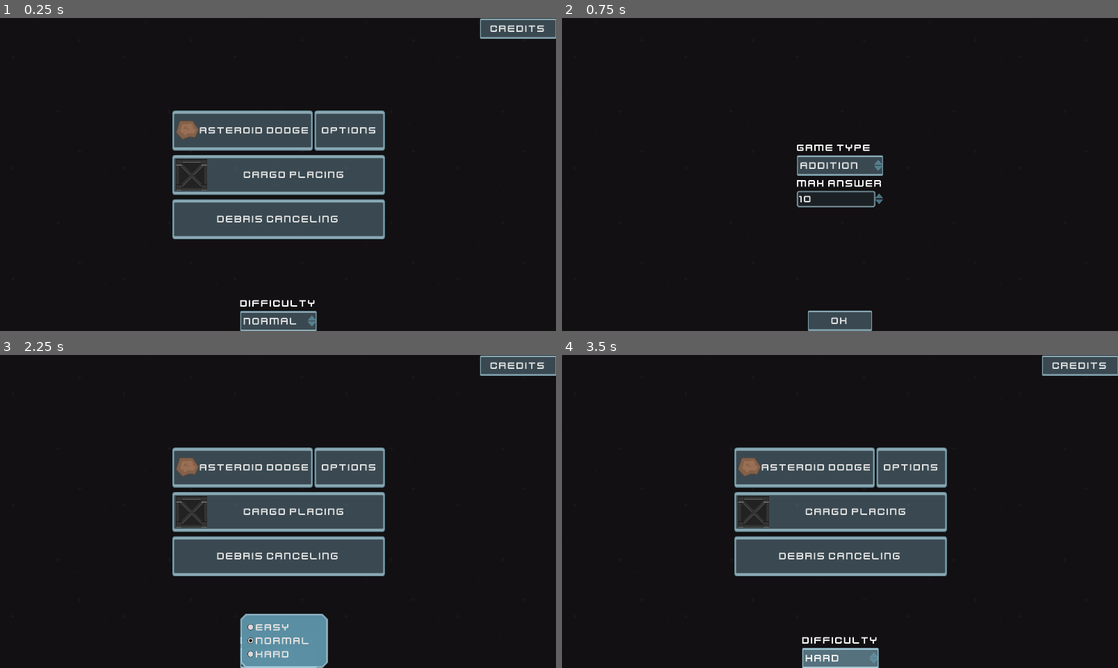
Above: before the commit, frames 1-4 (two rows, left to right).
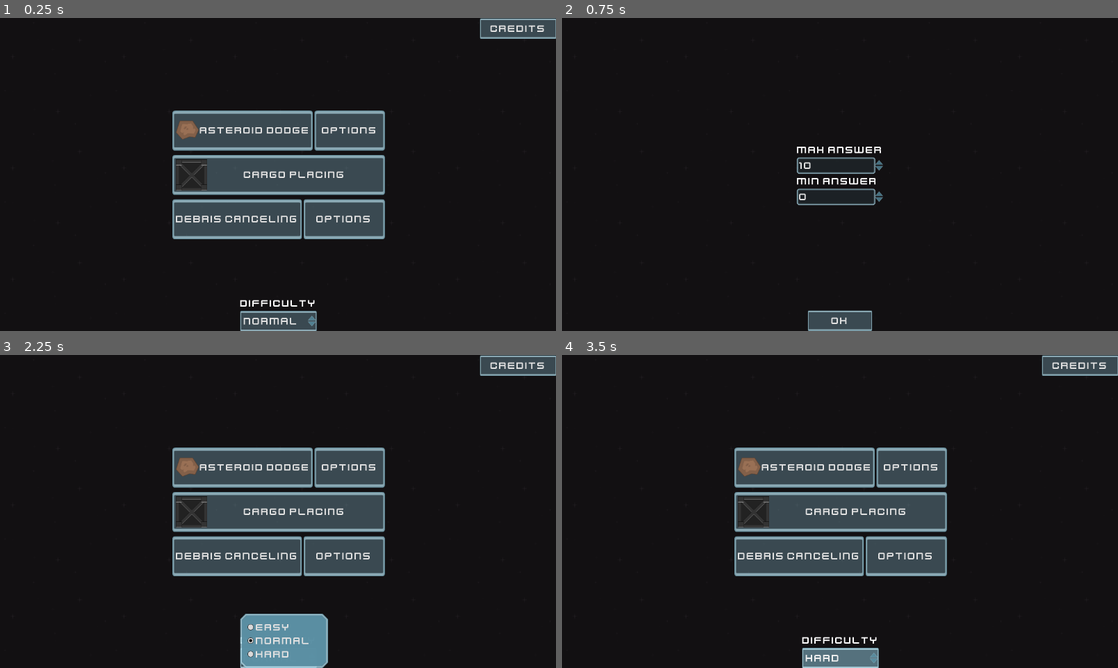
Above: after the commit, the same moments.

Repository: caleb-vincent/space-math
Game: Godot game, scene res://Main.tscn
Two runs of this game, one before a commit and one after it. Both use one fixed random seed, a clock stepped at 60 frames per second and the inputs below.
Inputs:
- Up to frame 1 (0.25 s): no input
- Up to frame 2 (0.75 s): click "Options" at 0.5 s
- Up to frame 3 (2.25 s): click "OK" at 1.25 s; click "Normal" at 2 s
- Up to frame 4 (3.5 s): click "Normal" at 2.75 s

The runs differ from the first frame. In frame 1, 0.5% of the frame differs, in the area x 31-67%, y 57-71%; in frame 2, 1.8%, in the area x 42-58%, y 40-61%; in frame 3, 0.5%; in frame 4, 0.5%.

Commit message:
Add Debris Options

Diff:
--- a/Debris/Debris.tscn
+++ b/Debris/Debris.tscn
@@ -1,19 +1,28 @@
-[gd_scene load_steps=7 format=2]
+[gd_scene load_steps=8 format=2]
 
 [ext_resource path="res://assets/turret.svg" type="Texture" id=1]
 [ext_resource path="res://assets/station.svg" type="Texture" id=2]
 [ext_resource path="res://assets/black.png" type="Texture" id=3]
-
-[sub_resource type="GDScript" id=2]
+[ext_resource path="res://Debris/DebrisHud.tscn" type="PackedScene" id=4]
+
+[sub_resource type="GDScript" id=1]
 script/source = "extends SubGame
 
 
 const DebrisPiece = preload(\"DebrisPiece.tscn\")
-
-const fireSpeed = 1000
+const DebrisOptions = preload(\"DebrisOptions.gd\")
+
+export var fireSpeed = 2000
+
+var debrisOptions : DebrisOptions = null
+
+
+var OPENING_MSG = tr(\"DEBRIS_OPENING\")
 
 var _payload : DebrisPiece = null
 var _options : Array = [INF]
+var _started = false
+
 
 ################################################################################
 #	Inherited Methods
@@ -21,6 +30,8 @@
 
 
 func _process(_delta) -> void:
+	if !_started:
+		return
 	if Input.is_action_just_released(\"ui_accept\") || Input.is_action_just_released(\"game_click\"):
 		_fire()
 	if $FireTimer.wait_time - $FireTimer.time_left > 0.25:
@@ -32,9 +43,19 @@
 
 func _ready() -> void:
 	_rng.randomize()
-	_addDebris()
+
+	if Options.selectedDifficulty == Options.Difficulty.EASY:
+		$FireTimer.wait_time *= 0.75
+	elif Options.selectedDifficulty == Options.Difficulty.HARD:
+		$FireTimer.wait_time *= 1.25
+
+	if Options.selectedDifficulty == Options.Difficulty.EASY:
+		$SpawnTimer.wait_time *= 1.25
+	elif Options.selectedDifficulty == Options.Difficulty.HARD:
+		$SpawnTimer.wait_time *= .075
+
 	$FireTimer.start()
-
+	$Hud.msgText = OPENING_MSG
 
 
 ################################################################################
@@ -45,26 +66,27 @@
 func _addDebris() -> void:
 
 	var debris = DebrisPiece.instance()
-	add_child(debris)
+	add_child_below_node($DebrisStart, debris)
 	debris.position = $DebrisStart.position
-	debris.value = _rng.randi_range(-10, 10)
+	debris.value = _rng.randi_range(debrisOptions.minAnswer, debrisOptions.maxAnswer)
 
 	debris.connect(\"offScreen\", self, \"_debrisLeft\")
 	debris.connect(\"impact\", self, \"_onImpact\")
 	debris.connect(\"updated\", self, \"_debrisUpdated\")
+	debris.connect(\"canceled\", self, \"_debrisCancled\")
 
 	var symbol = DebrisPiece.instance()
-	add_child(symbol)
-	symbol.symbol = \"!=\"
+	add_child_below_node($DebrisStart, symbol)
+	symbol.symbol = \"=\"
 	symbol.position = debris.position + Vector2(48, 0)
 	debris.connectTo(symbol)
 
 	var piece2 = DebrisPiece.instance()
-	add_child(piece2)
+	add_child_below_node($DebrisStart, piece2)
 	piece2.position = symbol.position + Vector2(48, 0)
-	piece2.value = _rng.randi_range(-10, 10)
+	piece2.value = _rng.randi_range(debrisOptions.minAnswer, debrisOptions.maxAnswer)
 	while piece2.value == debris.value:
-		piece2.value = _rng.randi_range(-10, 10)
+		piece2.value = _rng.randi_range(debrisOptions.minAnswer, debrisOptions.maxAnswer)
 	symbol.connectTo(piece2)
 	pass
 
@@ -81,19 +103,25 @@
 	_payload = DebrisPiece.instance()
 	var option = _options[_rng.randi_range(0, _options.size() - 1)]
 	if option == INF:
-		_payload.value = _rng.randi_range(-10, 10)
+		_payload.value = _rng.randi_range(debrisOptions.minAnswer, debrisOptions.maxAnswer)
 		while _payload.value == 0:
-			_payload.value = _rng.randi_range(-10, 10)
+			_payload.value = _rng.randi_range(debrisOptions.minAnswer, debrisOptions.maxAnswer)
 	else:
 		_payload.value = option
 	_payload.collision_layer = 0x8
-	add_child(_payload)
+	add_child_below_node($FirePosition, _payload)
 	_payload.position = $FirePosition.position
 
 
 ################################################################################
 #	Signal Handling
 ################################################################################
+
+
+func _debrisCancled(oldDifference : int) -> void:
+	if oldDifference != INF:
+		_options.remove(_options.find(oldDifference))
+		$Hud.score += 1
 
 
 func _debrisLeft(node : PhysicsBody2D) -> void:
@@ -103,13 +131,31 @@
 func _debrisUpdated(difference : int, oldDifference : int) -> void:
 	if oldDifference != INF:
 		_options.remove(_options.find(oldDifference))
-	if abs(difference) < 10:
+	if difference < debrisOptions.maxAnswer && difference > debrisOptions.minAnswer:
 		_options.append(difference)
 
 
 func _onImpact( node : PhysicsBody2D ) -> void:
 	node.clearChain()
-
+	if $Hud.lives > 0:
+		$Hud.lives -= 1
+	else:
+		$Hud.msgText = GAME_OVER
+		$FireTimer.stop()
+		_payload.queue_free()
+		_payload = null
+
+
+func _on_DebrisHud_gameOver() -> void:
+	emit_signal(\"gameOver\")
+
+
+func _on_DebrisHud_msgGone() -> void:
+	if $Hud.lives <= 0:
+		emit_signal(\"gameOver\")
+	elif !_started:
+		_addDebris()
+		_started = true
 
 func _on_SpawnTimer_timeout() -> void:
 	_addDebris()
@@ -117,16 +163,18 @@
 
 func _on_FireTimer_timeout() -> void:
 	_reload()
+
 "
 
-[sub_resource type="ConvexPolygonShape2D" id=4]
+[sub_resource type="ConvexPolygonShape2D" id=2]
 points = PoolVector2Array( -640, 0, 640, 0, 0, -32 )
 
 [sub_resource type="CircleShape2D" id=3]
 radius = 68.0755
 
 [node name="Debris" type="Node"]
-script = SubResource( 2 )
+script = SubResource( 1 )
+fireSpeed = 1000
 
 [node name="TextureRect" type="TextureRect" parent="."]
 anchor_right = 1.0
@@ -138,18 +186,37 @@
 "_edit_use_anchors_": false
 }
 
-[node name="DebrisStart" type="Position2D" parent="."]
-position = Vector2( 1430.04, 96.0667 )
-__meta__ = {
-"_edit_lock_": true
-}
-
 [node name="FireTimer" type="Timer" parent="."]
 one_shot = true
 
 [node name="SpawnTimer" type="Timer" parent="."]
 wait_time = 20.0
 autostart = true
+
+[node name="SpaceStation" type="StaticBody2D" parent="."]
+position = Vector2( 640, 720 )
+collision_layer = 2
+collision_mask = 4
+
+[node name="Sprite2" type="Sprite" parent="SpaceStation"]
+position = Vector2( 8, 0.999939 )
+scale = Vector2( 1.5, 1 )
+texture = ExtResource( 2 )
+
+[node name="Sprite" type="Sprite" parent="SpaceStation"]
+position = Vector2( 0, -30 )
+scale = Vector2( 0.75, 0.75 )
+texture = ExtResource( 1 )
+
+[node name="StationShape" type="CollisionShape2D" parent="SpaceStation"]
+shape = SubResource( 2 )
+
+[node name="TurretShape" type="CollisionShape2D" parent="SpaceStation"]
+position = Vector2( 0, -30 )
+shape = SubResource( 3 )
+
+[node name="DebrisStart" type="Position2D" parent="."]
+position = Vector2( 1376, 56 )
 
 [node name="FirePosition" type="Position2D" parent="."]
 position = Vector2( 640, 690 )
@@ -157,26 +224,9 @@
 "_edit_lock_": true
 }
 
-[node name="SpaceStation" type="StaticBody2D" parent="."]
-position = Vector2( 640, 720 )
-collision_layer = 2
-collision_mask = 4
-
-[node name="StationShape" type="CollisionShape2D" parent="SpaceStation"]
-shape = SubResource( 4 )
-
-[node name="TurretShape" type="CollisionShape2D" parent="SpaceStation"]
-position = Vector2( 0, -30 )
-shape = SubResource( 3 )
-
-[node name="Sprite2" type="Sprite" parent="SpaceStation"]
-position = Vector2( 8, 0.999939 )
-scale = Vector2( 1.5, 1 )
-texture = ExtResource( 2 )
-
-[node name="Sprite" type="Sprite" parent="SpaceStation"]
-position = Vector2( 0, -30 )
-scale = Vector2( 0.75, 0.75 )
-texture = ExtResource( 1 )
+[node name="Hud" parent="." instance=ExtResource( 4 )]
+lives = 5
 [connection signal="timeout" from="FireTimer" to="." method="_on_FireTimer_timeout"]
 [connection signal="timeout" from="SpawnTimer" to="." method="_on_SpawnTimer_timeout"]
+[connection signal="gameOver" from="Hud" to="." method="_on_DebrisHud_gameOver"]
+[connection signal="msgGone" from="Hud" to="." method="_on_DebrisHud_msgGone"]
--- /dev/null
+++ b/Debris/DebrisOptions.gd
@@ -0,0 +1,26 @@
+extends Control
+
+var maxAnswer : int = 10
+var minAnswer : int = 0
+
+
+func _ready() -> void:
+	$CenterContainer/VBoxContainer/MaxAnswerSelection.value = maxAnswer
+	$CenterContainer/VBoxContainer/MinAnswerSelection.value = minAnswer
+
+
+func _process(delta):
+	if Input.is_action_just_released("ui_cancel"):
+		_exit()
+
+
+func _exit() -> void:
+	visible = false
+
+
+func _on_MaxAnswerSelection_value_changed(value: float) -> void:
+	maxAnswer = value
+
+
+func _on_MinAnswerSelection_value_changed(value: float) -> void:
+	minAnswer = value
--- /dev/null
+++ b/Debris/DebrisOptions.tscn
@@ -0,0 +1,90 @@
+[gd_scene load_steps=3 format=2]
+
+[ext_resource path="res://assets/theme.tres" type="Theme" id=1]
+[ext_resource path="res://Debris/DebrisOptions.gd" type="Script" id=2]
+
+[node name="DebrisOptions" type="Control"]
+anchor_right = 1.0
+anchor_bottom = 1.0
+theme = ExtResource( 1 )
+script = ExtResource( 2 )
+__meta__ = {
+"_edit_use_anchors_": false
+}
+
+[node name="CenterContainer" type="CenterContainer" parent="."]
+anchor_right = 1.0
+anchor_bottom = 1.0
+__meta__ = {
+"_edit_use_anchors_": false
+}
+
+[node name="VBoxContainer" type="VBoxContainer" parent="CenterContainer"]
+margin_left = 534.0
+margin_top = 290.0
+margin_right = 746.0
+margin_bottom = 430.0
+__meta__ = {
+"_edit_use_anchors_": false
+}
+
+[node name="Label2" type="Label" parent="CenterContainer/VBoxContainer"]
+margin_right = 212.0
+margin_bottom = 27.0
+text = "MAX_ANSWER"
+
+[node name="MaxAnswerSelection" type="SpinBox" parent="CenterContainer/VBoxContainer"]
+margin_top = 31.0
+margin_right = 212.0
+margin_bottom = 68.0
+value = 10.0
+
+[node name="AntiTouchLabel" type="Label" parent="CenterContainer/VBoxContainer/MaxAnswerSelection"]
+margin_left = 123.0
+margin_right = 180.0
+margin_bottom = 37.0
+mouse_filter = 0
+size_flags_horizontal = 0
+size_flags_vertical = 0
+__meta__ = {
+"_edit_use_anchors_": false
+}
+
+[node name="Label3" type="Label" parent="CenterContainer/VBoxContainer"]
+margin_top = 72.0
+margin_right = 212.0
+margin_bottom = 99.0
+text = "MIN_ANSWER"
+
+[node name="MinAnswerSelection" type="SpinBox" parent="CenterContainer/VBoxContainer"]
+margin_top = 103.0
+margin_right = 212.0
+margin_bottom = 140.0
+value = 10.0
+
+[node name="AntiTouchLabel" type="Label" parent="CenterContainer/VBoxContainer/MinAnswerSelection"]
+margin_left = 123.0
+margin_right = 180.0
+margin_bottom = 37.0
+mouse_filter = 0
+size_flags_horizontal = 0
+size_flags_vertical = 0
+__meta__ = {
+"_edit_use_anchors_": false
+}
+
+[node name="ExitButton" type="Button" parent="."]
+anchor_left = 0.5
+anchor_top = 1.0
+anchor_right = 0.5
+anchor_bottom = 1.0
+margin_left = -74.0
+margin_top = -47.0
+margin_right = 74.0
+text = "OK"
+__meta__ = {
+"_edit_use_anchors_": false
+}
+[connection signal="value_changed" from="CenterContainer/VBoxContainer/MaxAnswerSelection" to="." method="_on_MaxAnswerSelection_value_changed"]
+[connection signal="value_changed" from="CenterContainer/VBoxContainer/MinAnswerSelection" to="." method="_on_MinAnswerSelection_value_changed"]
+[connection signal="pressed" from="ExitButton" to="." method="_exit"]
--- a/Debris/DebrisPiece.gd
+++ b/Debris/DebrisPiece.gd
@@ -12,7 +12,7 @@
 
 const _spriteTypes = 2
 
-export var moveSpeed  = Vector2(-200, 10)
+onready var moveSpeed  = Vector2(-200 * _difficultySpeedFactor(), 10)
 
 var value : int = INF setget _setValue
 var symbol : String = "" setget _setSymbol
@@ -57,7 +57,7 @@
 			else:
 				total += node.value
 			node = node.follower
-		$DebugLabel.visible = OS.is_debug_build()
+		#$DebugLabel.visible = OS.is_debug_build()
 		$DebugLabel.text = str(total)
 		if total == 0:
 			clearChain()
@@ -69,6 +69,7 @@
 
 func _ready() -> void:
 	$Sprite.animation = "default" + str(_rng.randi_range(0, _spriteTypes - 1))
+
 
 ################################################################################
 #	Public Methods
@@ -120,6 +121,15 @@
 ################################################################################
 
 
+func _difficultySpeedFactor() -> float:
+	if Options.selectedDifficulty == Options.Difficulty.EASY:
+		return 0.75
+	elif Options.selectedDifficulty == Options.Difficulty.HARD:
+		return 1.25
+	else:
+		return 1.0
+
+
 func _setIsFirst(b : bool) -> void:
 	isFirst = b
 	_setValue(value)
--- a/Main.tscn
+++ b/Main.tscn
@@ -1,7 +1,8 @@
-[gd_scene load_steps=5 format=2]
+[gd_scene load_steps=6 format=2]
 
 [ext_resource path="res://Menu.tscn" type="PackedScene" id=1]
 [ext_resource path="res://Dodge/DodgeOptions.tscn" type="PackedScene" id=2]
+[ext_resource path="res://Debris/DebrisOptions.tscn" type="PackedScene" id=3]
 [ext_resource path="res://assets/black.png" type="Texture" id=4]
 
 [sub_resource type="GDScript" id=1]
@@ -51,10 +52,6 @@
 	Options.selectedDifficulty = difficulty
 
 
-func _on_DodgeOptions_hide() -> void:
-	$Menu.visible = true
-
-
 func _on_gameOver() -> void:
 	game.queue_free()
 	game = null
@@ -99,8 +96,18 @@
 	$Menu.visible = false
 	$Background.visible = false
 	game = Debris.instance()
+	game.debrisOptions = $DebrisOptions
 	game.connect(\"gameOver\", self, \"_on_gameOver\")
 	add_child(game)
+
+
+func _on_Menu_debrisOptions() -> void:
+	$Menu.visible = false
+	$DebrisOptions.visible = true
+
+
+func _on_Options_hide() -> void:
+	$Menu.visible = true
 
 "
 
@@ -128,10 +135,15 @@
 
 [node name="DodgeOptions" parent="." instance=ExtResource( 2 )]
 visible = false
+
+[node name="DebrisOptions" parent="." instance=ExtResource( 3 )]
+visible = false
 [connection signal="astroidDodge" from="Menu" to="." method="_on_Menu_astroidDodge"]
 [connection signal="astroidDodgeOptions" from="Menu" to="." method="_on_Menu_astroidDodgeOptions"]
 [connection signal="cargoPlacing" from="Menu" to="." method="_on_Menu_cargoPlacing"]
 [connection signal="debrisCanceling" from="Menu" to="." method="_on_Menu_debrisCanceling"]
+[connection signal="debrisOptions" from="Menu" to="." method="_on_Menu_debrisOptions"]
 [connection signal="difficultSelected" from="Menu" to="." method="_on_difficultyChange"]
 [connection signal="rollCredits" from="Menu" to="." method="_on_Menu_credits"]
-[connection signal="hide" from="DodgeOptions" to="." method="_on_DodgeOptions_hide"]
+[connection signal="hide" from="DodgeOptions" to="." method="_on_Options_hide"]
+[connection signal="hide" from="DebrisOptions" to="." method="_on_Options_hide"]
--- a/Menu.tscn
+++ b/Menu.tscn
@@ -11,6 +11,7 @@
 signal astroidDodgeOptions
 signal cargoPlacing
 signal debrisCanceling
+signal debrisOptions
 signal difficultSelected
 signal rollCredits
 
@@ -43,6 +44,10 @@
 func _on_Debris_pressed() -> void:
 	emit_signal(\"debrisCanceling\")
 
+
+
+func _on_DebrisOptionsButton_pressed() -> void:
+	emit_signal(\"debrisOptions\")
 "
 
 [node name="Menu" type="Control"]
@@ -122,13 +127,21 @@
 }
 
 [node name="DebrisButton" type="Button" parent="VBoxContainer2/HBoxContainer3"]
-margin_right = 489.0
+margin_right = 312.0
 margin_bottom = 92.0
 rect_min_size = Vector2( 0, 92 )
 size_flags_horizontal = 3
 size_flags_vertical = 3
 text = "DEBRIS_CANCELING"
 expand_icon = true
+
+[node name="DebrisOptionsButton" type="Button" parent="VBoxContainer2/HBoxContainer3"]
+margin_left = 316.0
+margin_right = 489.0
+margin_bottom = 92.0
+size_flags_horizontal = 3
+size_flags_vertical = 5
+text = "OPTIONS"
 
 [node name="VBoxContainer" type="VBoxContainer" parent="."]
 anchor_left = 0.5
@@ -174,5 +187,6 @@
 [connection signal="pressed" from="VBoxContainer2/HBoxContainer/DodgeOptionsButton" to="." method="_on_DodgeOptionsButton_pressed"]
 [connection signal="pressed" from="VBoxContainer2/HBoxContainer2/CargoButton" to="." method="_on_Cargo_pressed"]
 [connection signal="pressed" from="VBoxContainer2/HBoxContainer3/DebrisButton" to="." method="_on_Debris_pressed"]
+[connection signal="pressed" from="VBoxContainer2/HBoxContainer3/DebrisOptionsButton" to="." method="_on_DebrisOptionsButton_pressed"]
 [connection signal="item_selected" from="VBoxContainer/OptionButton" to="." method="_on_OptionButton_item_selected"]
 [connection signal="pressed" from="CreditsButton" to="." method="_on_CreditsButton_pressed"]
--- a/assets/translation.csv
+++ b/assets/translation.csv
@@ -50,3 +50,4 @@
 "DEBRIS_CANCELING","Debris Canceling"
 "DEBRIS_OPENING","Balance equations
 to clear the debris"
+"MIN_ANSWER","Min Answer"
Binary file changed: assets/translation.en.translation
